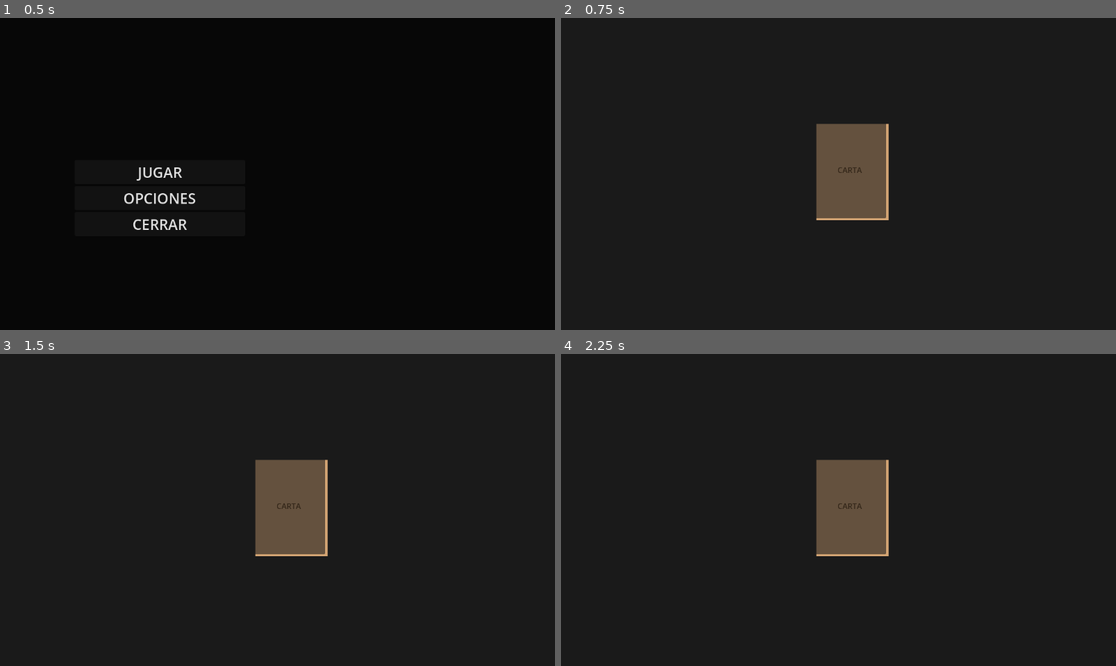
Above: before the commit, frames 1-4 (two rows, left to right).
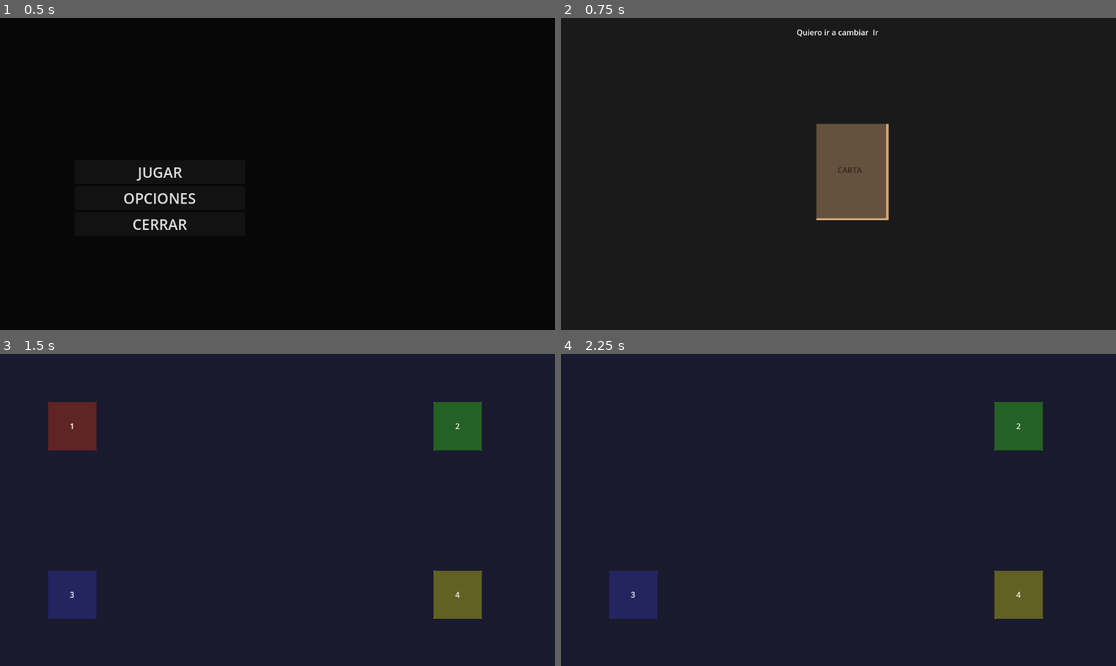
Above: after the commit, the same moments.

Repository: shiarauzo/Lima-game-jam-2026
Game: Godot game, scene res://scenes/main_menu.tscn
Two runs of this game, one before a commit and one after it. Both use one fixed random seed, a clock stepped at 60 frames per second and the inputs below.
Inputs (mouse positions are in pixels of both pictures, inside the frame that each line leads up to):
- Up to frame 1 (0.5 s): no input
- Up to frame 2 (0.75 s): click "JUGAR" at 0.5 s
- Up to frame 3 (1.5 s): click (316, 369) at 1.25 s, where only the run after the commit has a clickable "Ir"
- Up to frame 4 (2.25 s): click (633, 425) at 2 s, where only the run after the commit has a clickable "1"

Frame 1 is identical in both runs. In frame 2, 0.1% of the frame differs, in the area x 42-58%, y 3-7%; in frame 3, 9.5%, in the area x 8-87%, y 15-85%; in frame 4, 8.1%.

Commit message:
add 2nd screen

Diff:
--- a/scenes/firstlevel.gd
+++ b/scenes/firstlevel.gd
@@ -8,3 +8,6 @@
 
 func _on_card_modal_close_requested() -> void:
 	card_modal.hide()
+
+func _on_go_button_pressed() -> void:
+	get_tree().change_scene_to_file("res://scenes/secondlevel.tscn")
--- a/scenes/firstlevel.tscn
+++ b/scenes/firstlevel.tscn
@@ -39,7 +39,7 @@
 offset_bottom = -20.0
 grow_horizontal = 2
 grow_vertical = 0
-text = "Cerrar"
+text = "Entendido"
 
 [node name="Background" type="ColorRect" parent="."]
 layout_mode = 1
@@ -49,6 +49,23 @@
 grow_horizontal = 2
 grow_vertical = 2
 color = Color(0.101961, 0.101961, 0.101961, 1)
+
+[node name="Banner" type="HBoxContainer" parent="."]
+layout_mode = 1
+anchors_preset = 10
+anchor_right = 1.0
+offset_top = 10.0
+offset_bottom = 50.0
+grow_horizontal = 2
+alignment = 1
+
+[node name="Label" type="Label" parent="Banner"]
+layout_mode = 2
+text = "Quiero ir a cambiar"
+
+[node name="GoButton" type="Button" parent="Banner"]
+layout_mode = 2
+text = "Ir"
 
 [node name="Card" type="Button" parent="."]
 layout_mode = 1
@@ -83,4 +100,5 @@
 
 [connection signal="close_requested" from="CardModal" to="." method="_on_card_modal_close_requested"]
 [connection signal="pressed" from="CardModal/CloseButton" to="." method="_on_card_modal_close_requested"]
+[connection signal="pressed" from="Banner/GoButton" to="." method="_on_go_button_pressed"]
 [connection signal="pressed" from="Card" to="." method="_on_card_pressed"]
--- /dev/null
+++ b/scenes/secondlevel.gd
@@ -0,0 +1,13 @@
+extends Control
+
+func _on_object1_pressed() -> void:
+	$Object1.queue_free()
+
+func _on_object2_pressed() -> void:
+	$Object2.queue_free()
+
+func _on_object3_pressed() -> void:
+	$Object3.queue_free()
+
+func _on_object4_pressed() -> void:
+	$Object4.queue_free()
--- /dev/null
+++ b/scenes/secondlevel.tscn
@@ -0,0 +1,106 @@
+[gd_scene load_steps=2 format=3 uid="uid://c3secondlevel"]
+
+[ext_resource type="Script" path="res://scenes/secondlevel.gd" id="1_script"]
+
+[node name="SecondLevel" type="Control"]
+layout_mode = 3
+anchors_preset = 15
+anchor_right = 1.0
+anchor_bottom = 1.0
+grow_horizontal = 2
+grow_vertical = 2
+script = ExtResource("1_script")
+
+[node name="Background" type="ColorRect" parent="."]
+layout_mode = 1
+anchors_preset = 15
+anchor_right = 1.0
+anchor_bottom = 1.0
+grow_horizontal = 2
+grow_vertical = 2
+color = Color(0.101961, 0.101961, 0.180392, 1)
+
+[node name="Object1" type="Button" parent="."]
+layout_mode = 1
+offset_left = 100.0
+offset_top = 100.0
+offset_right = 200.0
+offset_bottom = 200.0
+theme_override_colors/font_color = Color(1, 1, 1, 1)
+text = "1"
+
+[node name="ColorRect" type="ColorRect" parent="Object1"]
+show_behind_parent = true
+layout_mode = 1
+anchors_preset = 15
+anchor_right = 1.0
+anchor_bottom = 1.0
+grow_horizontal = 2
+grow_vertical = 2
+mouse_filter = 2
+color = Color(0.8, 0.2, 0.2, 1)
+
+[node name="Object2" type="Button" parent="."]
+layout_mode = 1
+offset_left = 900.0
+offset_top = 100.0
+offset_right = 1000.0
+offset_bottom = 200.0
+theme_override_colors/font_color = Color(1, 1, 1, 1)
+text = "2"
+
+[node name="ColorRect" type="ColorRect" parent="Object2"]
+show_behind_parent = true
+layout_mode = 1
+anchors_preset = 15
+anchor_right = 1.0
+anchor_bottom = 1.0
+grow_horizontal = 2
+grow_vertical = 2
+mouse_filter = 2
+color = Color(0.2, 0.8, 0.2, 1)
+
+[node name="Object3" type="Button" parent="."]
+layout_mode = 1
+offset_left = 100.0
+offset_top = 450.0
+offset_right = 200.0
+offset_bottom = 550.0
+theme_override_colors/font_color = Color(1, 1, 1, 1)
+text = "3"
+
+[node name="ColorRect" type="ColorRect" parent="Object3"]
+show_behind_parent = true
+layout_mode = 1
+anchors_preset = 15
+anchor_right = 1.0
+anchor_bottom = 1.0
+grow_horizontal = 2
+grow_vertical = 2
+mouse_filter = 2
+color = Color(0.2, 0.2, 0.8, 1)
+
+[node name="Object4" type="Button" parent="."]
+layout_mode = 1
+offset_left = 900.0
+offset_top = 450.0
+offset_right = 1000.0
+offset_bottom = 550.0
+theme_override_colors/font_color = Color(1, 1, 1, 1)
+text = "4"
+
+[node name="ColorRect" type="ColorRect" parent="Object4"]
+show_behind_parent = true
+layout_mode = 1
+anchors_preset = 15
+anchor_right = 1.0
+anchor_bottom = 1.0
+grow_horizontal = 2
+grow_vertical = 2
+mouse_filter = 2
+color = Color(0.8, 0.8, 0.2, 1)
+
+[connection signal="pressed" from="Object1" to="." method="_on_object1_pressed"]
+[connection signal="pressed" from="Object2" to="." method="_on_object2_pressed"]
+[connection signal="pressed" from="Object3" to="." method="_on_object3_pressed"]
+[connection signal="pressed" from="Object4" to="." method="_on_object4_pressed"]
